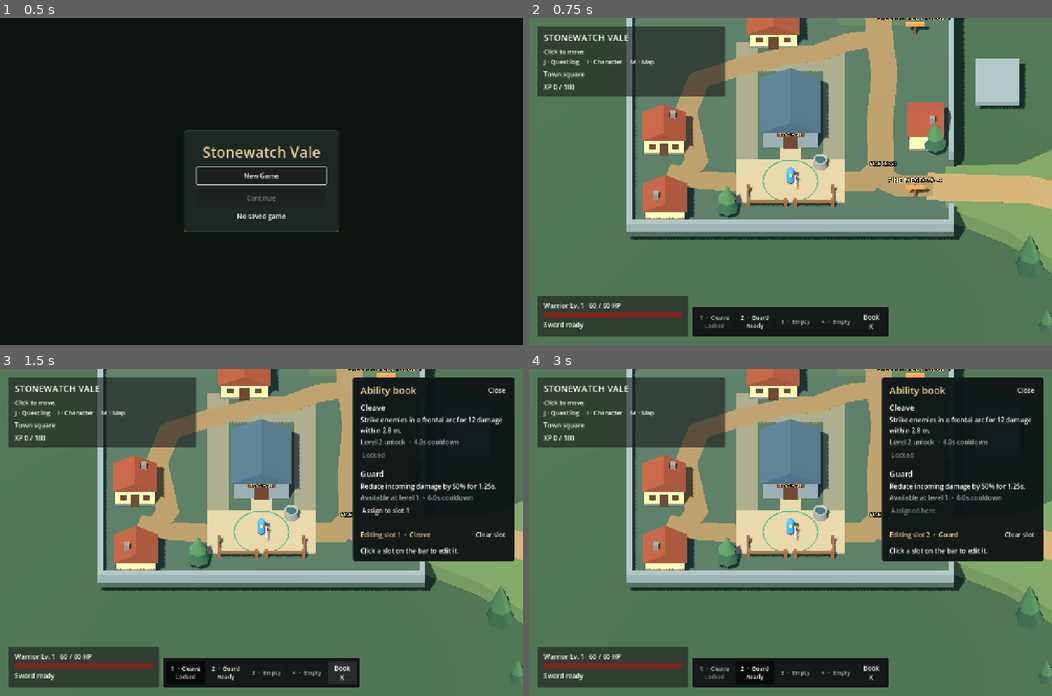
Above: before the commit, frames 1-4 (two rows, left to right).
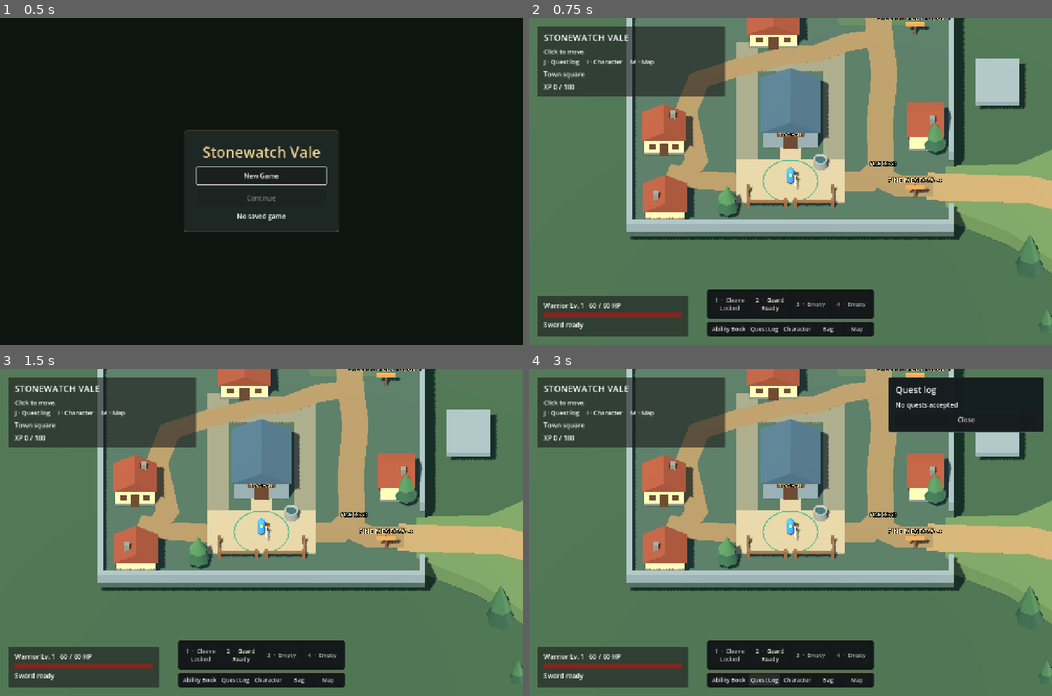
Above: after the commit, the same moments.

Repository: dylcruz/stonewatch-vale
Game: Godot game, scene res://scenes/checkpoint_menu.tscn
Two runs of this game, one before a commit and one after it. Both use one fixed random seed, a clock stepped at 60 frames per second and the inputs below.
Inputs (mouse positions are in pixels of both pictures, inside the frame that each line leads up to):
- Up to frame 1 (0.5 s): no input
- Up to frame 2 (0.75 s): click "New Game" at 0.5 s
- Up to frame 3 (1.5 s): click (339, 673) at 1.25 s, where only the run before the commit has a clickable "Book K"
- Up to frame 4 (3 s): click (727, 679) at 2 s, where only the run after the commit has a clickable "Ability Book"; click (764, 679) at 2.75 s, where only the run after the commit has a clickable "Quest Log"

Frame 1 is identical in both runs. In frame 2, 3.0% of the frame differs, in the area x 31-69%, y 82-98%; in frame 3, 19%, in the area x 31-99%, y 2-98%; in frame 4, 16%.

Commit message:
Move menu controls below the ability bar

Diff:
--- a/project.godot
+++ b/project.godot
@@ -33,6 +33,11 @@
 gear={
 "deadzone": 0.2,
 "events": [Object(InputEventKey,"resource_local_to_scene":false,"resource_name":"","device":16,"window_id":0,"alt_press …(190 unchanged characters)…
+]
+}
+bag={
+"deadzone": 0.2,
+"events": [Object(InputEventKey,"physical_keycode":66)
 ]
 }
 quest_log={
--- a/scenes/ability_hud.tscn
+++ b/scenes/ability_hud.tscn
@@ -24,40 +24,51 @@
 mouse_filter = 2
 script = ExtResource("AbilityHUD")
 
-[node name="Bar" type="PanelContainer" parent="."]
+[node name="BottomBars" type="VBoxContainer" parent="."]
 layout_mode = 1
 anchor_left = 0.5
 anchor_top = 1.0
 anchor_right = 0.5
 anchor_bottom = 1.0
-offset_left = -241.0
-offset_top = -92.0
-offset_right = 241.0
+offset_left = -205.0
+offset_top = -131.0
+offset_right = 205.0
 offset_bottom = -20.0
 grow_horizontal = 2
 grow_vertical = 0
+theme_override_constants/separation = 5
+
+[node name="Bar" type="PanelContainer" parent="BottomBars"]
+layout_mode = 2
 theme_override_styles/panel = SubResource("Panel")
 
-[node name="Margin" type="MarginContainer" parent="Bar"]
+[node name="Margin" type="MarginContainer" parent="BottomBars/Bar"]
 layout_mode = 2
 theme_override_constants/margin_left = 8
 theme_override_constants/margin_top = 8
 theme_override_constants/margin_right = 8
 theme_override_constants/margin_bottom = 8
 
-[node name="Slots" type="HBoxContainer" parent="Bar/Margin"]
+[node name="Slots" type="HBoxContainer" parent="BottomBars/Bar/Margin"]
 unique_name_in_owner = true
 layout_mode = 2
 theme_override_constants/separation = 5
 
-[node name="OpenBook" type="Button" parent="Bar/Margin/Slots"]
+[node name="MenuBar" type="PanelContainer" parent="BottomBars"]
+layout_mode = 2
+theme_override_styles/panel = SubResource("Panel")
+
+[node name="Margin" type="MarginContainer" parent="BottomBars/MenuBar"]
+layout_mode = 2
+theme_override_constants/margin_left = 8
+theme_override_constants/margin_top = 4
+theme_override_constants/margin_right = 8
+theme_override_constants/margin_bottom = 4
+
+[node name="MenuButtons" type="HBoxContainer" parent="BottomBars/MenuBar/Margin"]
 unique_name_in_owner = true
-custom_minimum_size = Vector2(70, 56)
 layout_mode = 2
-size_flags_horizontal = 3
-tooltip_text = "Open or close the ability book"
-text = "Book
-K"
+theme_override_constants/separation = 5
 
 [node name="Book" type="PanelContainer" parent="."]
 unique_name_in_owner = true
--- a/scripts/ability_hud.gd
+++ b/scripts/ability_hud.gd
@@ -1,7 +1,6 @@
 class_name ValeAbilityHUD
 extends Control
 
-signal book_requested
 signal layout_changed
 
 const SLOT_ACTIONS: Array[StringName] = [&"ability_slot_1", &"ability_slot_2", &"ability_slot_3", &"ability_slot_4"]
@@ -13,10 +12,10 @@
 
 @onready var book: PanelContainer = %Book
 @onready var slots_row: HBoxContainer = %Slots
+@onready var menu_buttons: HBoxContainer = %MenuButtons
 @onready var entries: VBoxContainer = %Entries
 @onready var slot_summary: Label = %SlotSummary
 @onready var clear_slot: Button = %ClearSlot
-@onready var book_button: Button = %OpenBook
 
 var _player: ValeWarrior
 var _layout: Array[StringName] = [&"cleave", &"guard", &"", &""]
@@ -27,17 +26,16 @@
 func bind_player(player: ValeWarrior) -> void:
 	_player = player
 	%CloseBook.pressed.connect(close_book)
-	book_button.pressed.connect(func(): book_requested.emit())
 	clear_slot.pressed.connect(_clear_selected_slot)
 	_player.progression_changed.connect(_refresh_book)
 	_player.health.died.connect(close_book)
 	for index in SLOT_ACTIONS.size():
 		var button := Button.new()
 		button.custom_minimum_size = Vector2(94, 56)
+		button.size_flags_horizontal = Control.SIZE_EXPAND_FILL
 		button.add_theme_font_size_override("font_size", 14)
 		button.pressed.connect(_press_slot.bind(index))
 		slots_row.add_child(button)
-		slots_row.move_child(button, index)
 		_slot_buttons.append(button)
 	_add_entry(&"cleave", "Strike enemies in a frontal arc for %d damage within %.1f m." % [
 		_player.cleave_damage, _player.cleave_range],
@@ -47,6 +45,16 @@
 		"Available at level 1  ·  %.1fs cooldown" % _player.guard_cooldown)
 	_refresh_book()
 	_update_slots()
+
+func add_menu_button(label: String, shortcut: String, toggle_menu: Callable) -> void:
+	var button := Button.new()
+	button.text = label
+	button.tooltip_text = "%s (%s)" % [label, shortcut]
+	button.custom_minimum_size.y = 27
+	button.size_flags_horizontal = Control.SIZE_EXPAND_FILL
+	button.add_theme_font_size_override("font_size", 14)
+	button.pressed.connect(toggle_menu)
+	menu_buttons.add_child(button)
 
 func open_book() -> void:
 	book.show()
--- a/scripts/quest_world.gd
+++ b/scripts/quest_world.gd
@@ -1,6 +1,6 @@
 extends "res://scripts/combat_world.gd"
 
-enum JournalView { CLOSED, DIALOGUE, QUEST_LOG, GEAR }
+enum JournalView { CLOSED, DIALOGUE, QUEST_LOG, CHARACTER, BAG }
 
 @export var quest_definition: ValeQuestDefinition
 @export var follow_up_quests: Array[ValeQuestDefinition] = []
@@ -61,7 +61,10 @@
 	dialogue_action.pressed.connect(_perform_dialogue_action)
 	$HUD/Journal/Margin/Content/Close.pressed.connect(_close_panel)
 	player.equipment_changed.connect(_save_checkpoint)
-	ability_hud.book_requested.connect(_toggle_ability_book)
+	ability_hud.add_menu_button("Ability Book", "K", _toggle_ability_book)
+	ability_hud.add_menu_button("Quest Log", "J", _toggle_panel.bind(JournalView.QUEST_LOG))
+	ability_hud.add_menu_button("Character", "I", _toggle_panel.bind(JournalView.CHARACTER))
+	ability_hud.add_menu_button("Bag", "B", _toggle_panel.bind(JournalView.BAG))
 	ability_hud.layout_changed.connect(_save_checkpoint)
 	_refresh_progress()
 	if is_new_game:
@@ -153,7 +156,9 @@
 	if event.is_action_pressed(&"quest_log"):
 		_toggle_panel(JournalView.QUEST_LOG)
 	elif event.is_action_pressed(&"gear"):
-		_toggle_panel(JournalView.GEAR)
+		_toggle_panel(JournalView.CHARACTER)
+	elif event.is_action_pressed(&"bag"):
+		_toggle_panel(JournalView.BAG)
 	elif event.is_action_pressed(&"ability_book"):
 		_toggle_ability_book()
 	elif ability_hud.is_book_open() and event.is_action_pressed(&"ui_cancel"):
@@ -197,7 +202,7 @@
 		return
 	var was_waiting: bool = player.waiting_rewards.has(item.id)
 	if player.grant_item(item) and announce:
-		loot_notice.text = "%s added to Character (I)" % item.display_name
+		loot_notice.text = "%s added to Bag (B)" % item.display_name
 		loot_notice.show()
 	elif not was_waiting and player.waiting_rewards.has(item.id):
 		loot_notice.text = player.bag_feedback
@@ -328,7 +333,7 @@
 func _show_panel(mode: JournalView) -> void:
 	ability_hud.close_book()
 	panel_mode = mode
-	if mode == JournalView.GEAR:
+	if mode == JournalView.BAG:
 		loot_notice.hide()
 	_stop_following_cursor()
 	_refresh_panel()
@@ -346,16 +351,19 @@
 	for option in quest_options.get_children():
 		quest_options.remove_child(option)
 		option.queue_free()
-	bag_heading.visible = panel_mode == JournalView.GEAR
-	bag_scroll.visible = panel_mode == JournalView.GEAR
+	bag_heading.visible = panel_mode == JournalView.BAG
+	bag_scroll.visible = panel_mode == JournalView.BAG
 	bag_feedback.hide()
 	match panel_mode:
 		JournalView.DIALOGUE:
 			_show_dialogue()
 		JournalView.QUEST_LOG:
 			_show_quest_log()
-		JournalView.GEAR:
-			_show_gear()
+		JournalView.CHARACTER:
+			journal_title.text = "Character"
+			_refresh_character_stats()
+		JournalView.BAG:
+			_show_bag()
 
 func _show_quest_log() -> void:
 	journal_title.text = "Quest log"
@@ -408,13 +416,13 @@
 		ValeQuestProgress.State.COMPLETED:
 			journal_body.text = "%s complete\n\nReward earned · %s" % [definition.title, reward]
 			if definition.reward_item:
-				journal_body.text += "\nOpen Character (I) to manage your reward."
+				journal_body.text += "\nOpen Bag (B) to manage your reward."
 	for progress in quest_chain:
 		if progress != dialogue_quest and (progress.is_in_progress() or _can_accept_quest(progress)):
 			_add_quest_option("View " + progress.definition.title, _select_dialogue_quest.bind(progress))
 
 func _refresh_character_stats() -> void:
-	if panel_mode != JournalView.GEAR:
+	if panel_mode != JournalView.CHARACTER:
 		return
 	var next_xp: int = player.next_level_experience()
 	var xp_status := "%d / %d XP" % [player.experience, next_xp] if next_xp else "%d XP · Max level" % player.experience
@@ -434,9 +442,9 @@
 		"%s   ·   Guard %d%%" % [cleave, roundi(player.guard_reduction * 100.0)],
 	])
 
-func _show_gear() -> void:
-	journal_title.text = "Character"
-	_refresh_character_stats()
+func _show_bag() -> void:
+	journal_title.text = "Bag"
+	journal_body.text = player.equipped_bag.display_name
 	var available: int = player.free_bag_slots()
 	var capacity: int = player.bag_capacity()
 	bag_heading.text = "Inventory   %d / %d used   ·   %d free" % [capacity - available, capacity, available]
--- a/scripts/vale_world.gd
+++ b/scripts/vale_world.gd
@@ -13,6 +13,7 @@
 	exploration_map.configure($NavigationRegion3D, landmarks)
 	exploration_map.reveal(player.global_position)
 	$HUD/WorldMap/Margin/Content/Header/Close.pressed.connect(map_panel.hide)
+	ability_hud.add_menu_button("Map", "M", _toggle_map)
 
 func _process(delta: float) -> void:
 	super._process(delta)
@@ -20,21 +21,26 @@
 
 func _unhandled_input(event: InputEvent) -> void:
 	if event.is_action_pressed(&"world_map"):
-		if map_panel.visible:
-			map_panel.hide()
-		else:
-			_close_panel()
-			ability_hud.close_book()
-			_stop_following_cursor()
-			map_panel.show()
+		_toggle_map()
 		get_viewport().set_input_as_handled()
 	elif map_panel.visible and event.is_action_pressed(&"ui_cancel"):
 		map_panel.hide()
 		get_viewport().set_input_as_handled()
 	else:
-		if event.is_action_pressed(&"quest_log") or event.is_action_pressed(&"gear"):
-			map_panel.hide()
 		super._unhandled_input(event)
+
+func _toggle_map() -> void:
+	if map_panel.visible:
+		map_panel.hide()
+		return
+	_close_panel()
+	ability_hud.close_book()
+	_stop_following_cursor()
+	map_panel.show()
+
+func _show_panel(mode: JournalView) -> void:
+	map_panel.hide()
+	super._show_panel(mode)
 
 func _open_ability_book() -> void:
 	map_panel.hide()
--- a/tests/ability_ui_test.gd
+++ b/tests/ability_ui_test.gd
@@ -45,11 +45,19 @@
 	root.add_child(world)
 	var player: ValeWarrior = world.player
 	var hud: ValeAbilityHUD = world.ability_hud
+	var book_button: Button = hud.menu_buttons.get_child(0)
+	var quest_button: Button = hud.menu_buttons.get_child(1)
+	var character_button: Button = hud.menu_buttons.get_child(2)
+	var bag_button: Button = hud.menu_buttons.get_child(3)
+	var map_button: Button = hud.menu_buttons.get_child(4)
 	var first: Button = hud.slots_row.get_child(0)
 	var second: Button = hud.slots_row.get_child(1)
 	var third: Button = hud.slots_row.get_child(2)
 	await NAVIGATION.wait_for_spawn(world, player)
 	await process_frame
+	check(hud.slots_row.get_child_count() == 4 and hud.menu_buttons.get_child_count() == 5
+		and hud.menu_buttons.get_global_rect().position.y > hud.slots_row.get_global_rect().end.y,
+		"The ability slots and menu buttons occupy separate rows")
 	check(not hud.is_book_open() and first.text.contains("Locked") and second.text.ends_with("Ready"),
 		"A fresh bar has locked Cleave on 1 and ready Guard on 2")
 	press(KEY_1)
@@ -66,7 +74,7 @@
 	check(world.click_world(world.camera.unproject_position(Vector3(8, 0, 7))),
 		"Town accepts a movement command")
 	var destination := player.destination
-	click(hud.book_button)
+	click(book_button)
 	await process_frame
 	check(hud.is_book_open() and player.destination == destination and not world.following_cursor,
 		"Clicking Book opens it while preserving the active destination")
@@ -87,12 +95,18 @@
 	click(hud.clear_slot)
 	check(hud.save_layout() == PackedStringArray(["", "", "cleave", ""])
 		and slot.read().ability_bar == hud.save_layout(), "Moving and clearing slots autosaves the arrangement")
-	press(KEY_M)
+	click(map_button)
 	check(world.map_panel.visible and not hud.is_book_open(), "Opening the map closes the ability book")
-	click(hud.book_button)
+	click(book_button)
 	check(hud.is_book_open() and not world.map_panel.visible, "Opening the ability book with its button closes the map")
-	press(KEY_J)
+	click(quest_button)
 	check(world.journal.visible and not hud.is_book_open(), "The quest log opens independently from the book")
+	click(character_button)
+	check(world.journal_title.text == "Character" and not world.bag_scroll.visible,
+		"The Character button opens the sheet without inventory controls")
+	click(bag_button)
+	check(world.journal_title.text == "Bag" and world.bag_scroll.visible,
+		"The Bag button opens a separate inventory view")
 	press(KEY_ESCAPE)
 	player.reset_combat()
 	press(KEY_1)
--- a/tests/character_inventory_test.gd
+++ b/tests/character_inventory_test.gd
@@ -18,9 +18,9 @@
 		failures += 1
 		push_error("FAIL: " + message)
 
-func press_character_key() -> void:
+func press_menu_key(code: Key) -> void:
 	var key := InputEventKey.new()
-	key.physical_keycode = KEY_I
+	key.physical_keycode = code
 	key.pressed = true
 	root.push_input(key, true)
 	key = key.duplicate()
@@ -39,13 +39,11 @@
 	root.add_child(world)
 	player = world.player
 	await physics_frame
-	press_character_key()
+	press_menu_key(KEY_I)
 	check(world.journal.visible and world.journal_title.text == "Character"
 		and world.journal_body.text.contains("Level 1") and world.journal_body.text.contains("0 / 100 XP")
 		and world.journal_body.text.contains("Training Sword") and world.journal_body.text.contains("Travel Coat"),
 		"I opens the character loadout and current progression")
-	check(world.bag_heading.text.contains("1 / 6 used") and world.bag_heading.text.contains("5 free"),
-		"The starter bag displays usage and free slots")
 	player.health.take_damage(7)
 	check(world.journal_body.text.contains("Health   53 / 60"), "Damage updates health while the panel is open")
 	player.award_experience(100)
@@ -54,6 +52,9 @@
 		and world.progression_label.text == "XP 100 / 240",
 		"Leveling immediately updates XP, maximum health, and effective ability stats")
 
+	press_menu_key(KEY_B)
+	check(world.journal_title.text == "Bag" and world.bag_heading.text.contains("1 / 6 used")
+		and world.bag_heading.text.contains("5 free"), "B opens the bag and shows used and free slots")
 	press_inventory_button("Equip Scout Pouch")
 	check(player.equipped_bag.id == &"scout_pouch" and world.bag_heading.text.contains("1 / 2 used")
 		and player.stored_items()[0].id == &"trail_pack",
@@ -81,14 +82,16 @@
 	check(player.waiting_rewards.is_empty() and world.bag_heading.text.contains("3 / 6 used"),
 		"The waiting reward moves into inventory when claimed with free slots")
 	press_inventory_button("Equip Warden's Coat")
-	check(player.armor_value() == 2 and world.journal_body.text.contains("Warden's Coat")
-		and world.journal_body.text.contains("Armor 2") and world.bag_heading.text.contains("3 / 6 used"),
+	check(player.armor_value() == 2 and world.bag_heading.text.contains("3 / 6 used"),
 		"Equipping the stored coat updates effective armor and returns the old coat to storage")
 	check(player.grant_item(IRON_SWORD), "The larger bag holds another piece of gear")
 	world._refresh_panel()
 	press_inventory_button("Equip Iron Sword")
+	press_menu_key(KEY_I)
 	check(player.sword_damage() == 12 and world.journal_body.text.contains("Sword damage 12")
-		and world.journal_body.text.contains("Iron Sword"), "Equipping the sword updates loadout and sword damage")
+		and world.journal_body.text.contains("Iron Sword") and world.journal_body.text.contains("Warden's Coat")
+		and world.journal_body.text.contains("Armor 2"), "The character sheet reflects gear changes made in the bag")
+	press_menu_key(KEY_B)
 	var items_before: Array[ValeItem] = player.stored_items()
 	press_inventory_button("Equip Scout Pouch")
 	check(player.equipped_bag.id == &"trail_pack" and player.stored_items() == items_before
--- a/tests/quest_chain_test.gd
+++ b/tests/quest_chain_test.gd
@@ -89,13 +89,13 @@
 	return true
 
 func equip_from_panel(item_name: String) -> bool:
-	await press_key(KEY_I)
+	await press_key(KEY_B)
 	for button: Button in world.gear_options.get_children():
 		if button.text.begins_with("Equip " + item_name):
 			await click_button(button)
-			await press_key(KEY_I)
+			await press_key(KEY_B)
 			return true
-	await press_key(KEY_I)
+	await press_key(KEY_B)
 	return false
 
 func restart() -> void:
Not shown, changed: docs/playtest.md
